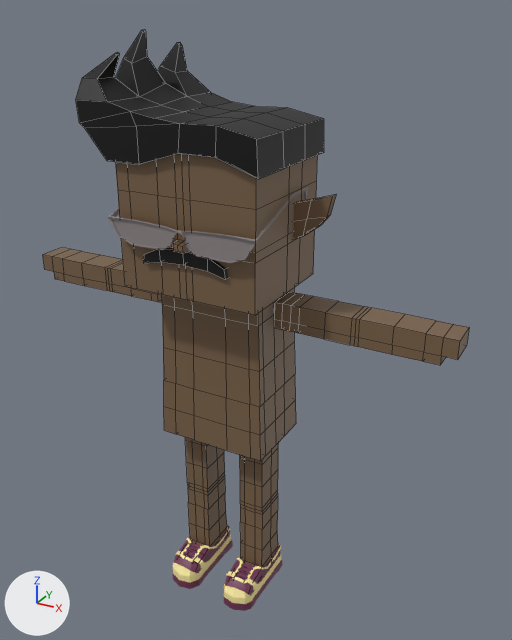
The FBX model mustachiorascals/fbx/e43a807b-6b11-4091-9242-21b71d15230b.fbx, before and after one commit.
The view is the same before and after, from a camera (50 mm lens) standing at (0.0185, -0.0294, 0.0325) and looking at (0.0014, 0.0017, 0.017). The axes (+X, +Y, +Z) are drawn at lower left. The lights are the same throughout. Mesh edges are drawn as thin lines on the coarser meshes. Where no turn or scale is listed for an object, it has been applied to the vertices.

In view in the first picture: 'e_4', 'ew_tiny_glasses', 'f_trainers', 'h_sidespikes', 'm_anchorman', 'mustachio_arms', 'mustachio_body', 'mustachio_head', 'mustachio_legs'.
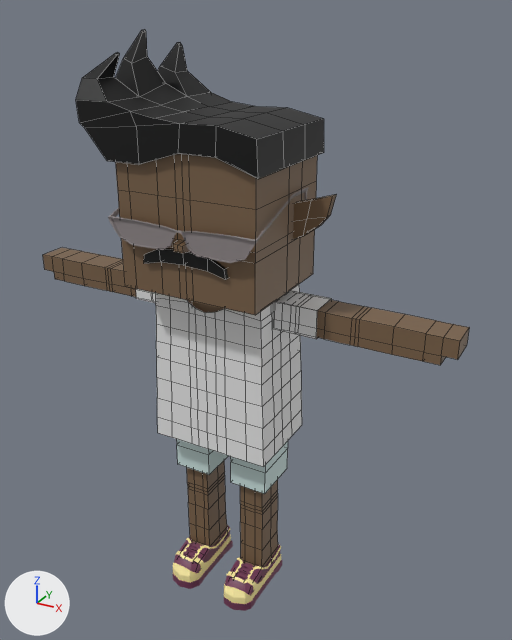
Patch to the scene script:
```diff
--- a/mustachiorascals/fbx/e43a807b-6b11-4091-9242-21b71d15230b.fbx.py
+++ b/mustachiorascals/fbx/e43a807b-6b11-4091-9242-21b71d15230b.fbx.py
@@ mat_upper_garment_1 @@
+mat_upper_garment_1 = principled_material('upper_garment_1')
+mat_upper_garment_1.base_color = (0.8, 0.8, 0.8)  # white #e7e7e7
@@ mat_lower_garment @@
+mat_lower_garment = principled_material('lower_garment')
+mat_lower_garment.base_color = (0.62, 0.776, 0.761)  # light grey #cee4e2
@@ me_mesh_011 @@
+me_mesh_011.from_pydata(...)  # 24 vertices, 18 faces; spans x -0.00561..0.00561, y 0.00027..0.00209, z 0.01737..0.01893
+me_mesh_011.materials.append(mat_upper_garment_1)  # white #e7e7e7
@@ me_mesh_003_1 @@
+me_mesh_003_1.from_pydata(...)  # 32 vertices, 24 faces; spans x -0.003..0.003, y -0.00018..0.00265, z 0.00723..0.01232
+me_mesh_003_1.materials.append(mat_lower_garment)  # light grey #cee4e2
@@ me_mesh_010 @@
+me_mesh_010.from_pydata(...)  # 230 vertices, 212 faces; spans x -0.00349..0.00349, y -0.0013..0.00353, z 0.00994..0.01894
+me_mesh_010.materials.append(mat_upper_garment_1)  # white #e7e7e7
@@ ob_c_shirt_2 @@
+ob_c_shirt_2 = bpy.data.objects.new('c_shirt_2', me_mesh_011)
+ob_c_shirt_2.location = (0.0, 0.0, 0.0)
@@ ob_c_shorts @@
+ob_c_shorts = bpy.data.objects.new('c_shorts', me_mesh_003_1)
+ob_c_shorts.location = (0.0, 0.0, 0.0)
@@ ob_c_shirt_1 @@
+ob_c_shirt_1 = bpy.data.objects.new('c_shirt_1', me_mesh_010)
+ob_c_shirt_1.location = (0.0, 0.0, 0.0)
```

Where the change shows, as pixel boxes [x1, y1, x2, y2] in the pictures (512 x 640 px):
'c_shirt_1', added: after [156, 284, 302, 467]
'c_shorts', added: after [176, 439, 288, 494]
'c_shirt_2', added: after [136, 289, 332, 339]
'mustachio_body', unchanged, covered by the edit: before [162, 288, 296, 461]; after [188, 300, 224, 313]
